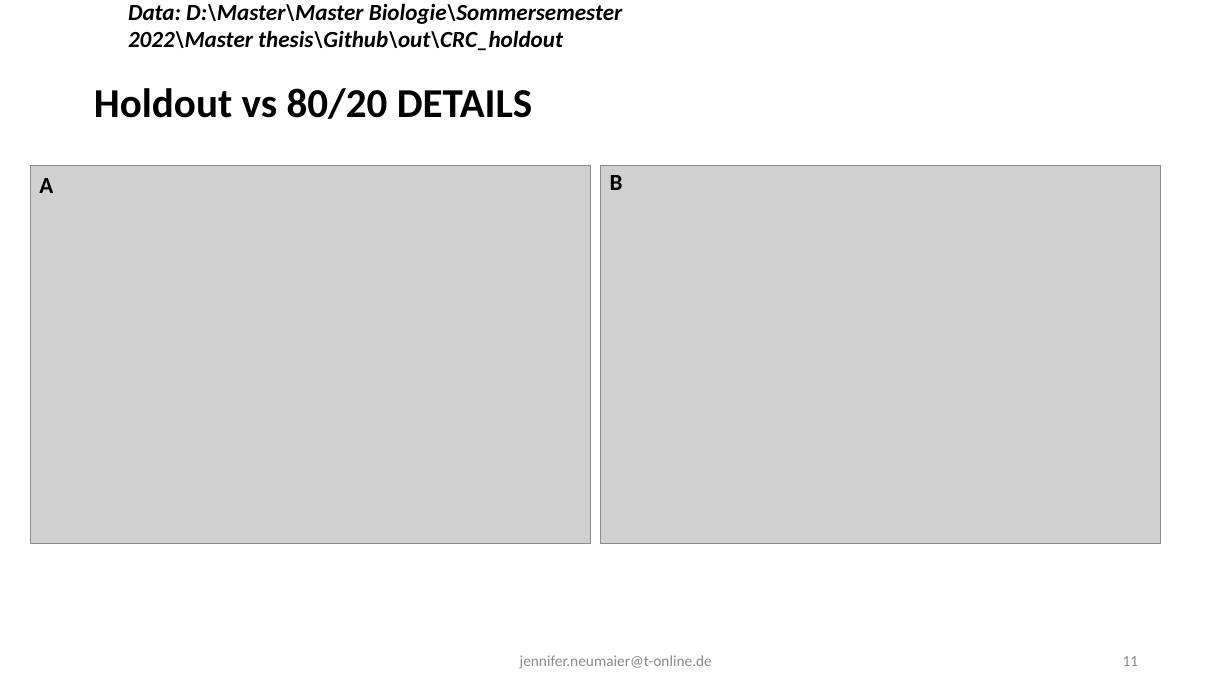
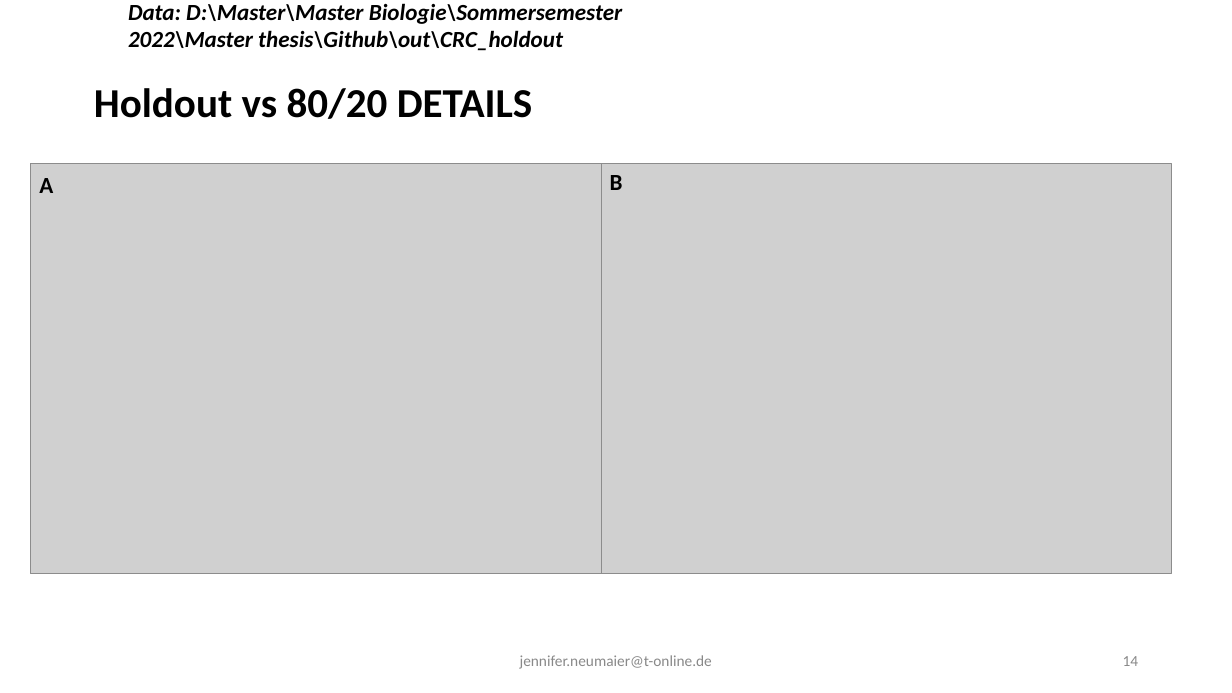
Before and after one commit to JenniferNeumaier/ml_coda, a slide deck: slide 14 of doc/Results for Master Thesis.odp (slide 11 before the commit). Drawn at 1232x693 pixels with LibreOffice and Linux fonts; fonts in the diff are those of the drawing; grey boxes stand for pictures. Boxes give left, top, right and bottom in pixels: in the first picture for what was removed or moved away, otherwise in the second. Text is boxed around its words. In the diff, an @@ line names an element or a change of style, - is before the commit and + after.

```diff
--- a/doc/Results for Master Thesis.odp
+++ b/doc/Results for Master Thesis.odp
@@ picture resized from (x1=30, y1=165, x2=591, y2=543) to (x1=30, y1=163, x2=602, y2=574) @@
@@ picture resized from (x1=601, y1=165, x2=1161, y2=543) to (x1=601, y1=163, x2=1172, y2=574) @@
@@ page number at (x1=1123, y1=656, x2=1139, y2=666): text changed @@
-11
+14
```
Also in this commit, not shown: 5 other slides changed, 7 other files.
